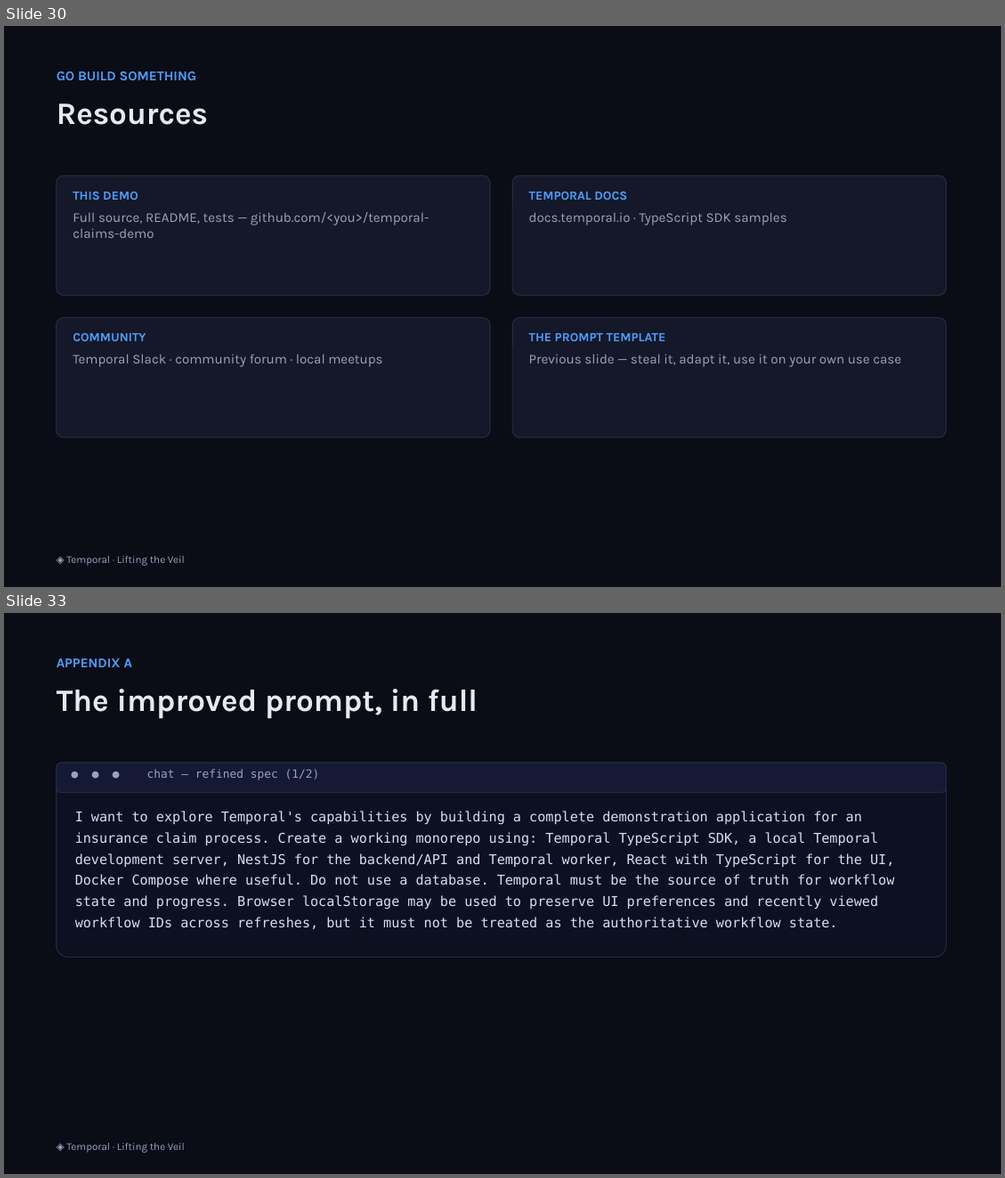
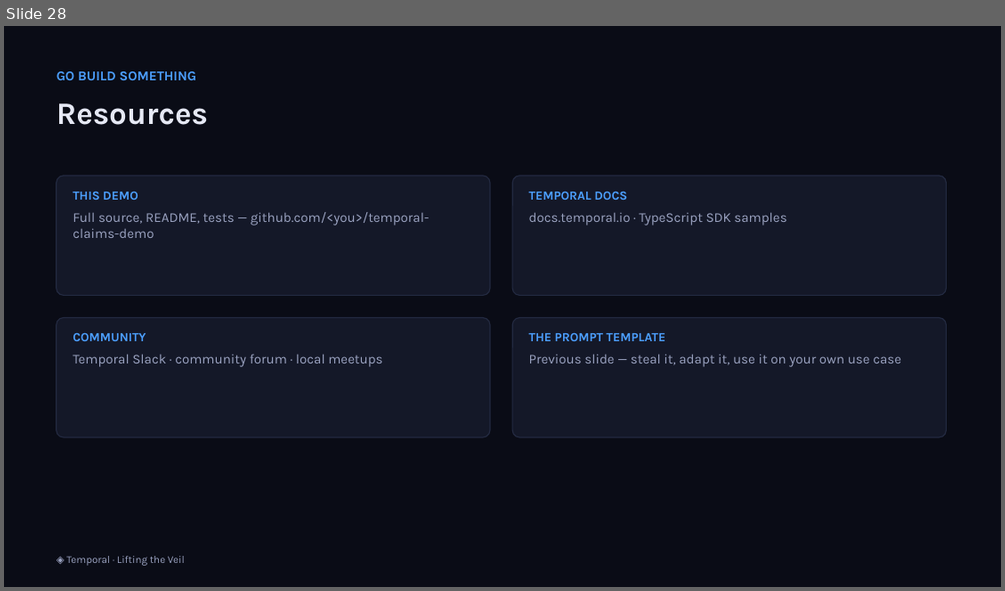
Before and after one commit to simy307/temporal-claims-demo, a slide deck: presentation/Lifting-the-Veil-Temporal-Talk.pptx. Shown one above the other, each under a label of ours: slides 30 and 33 before the commit, slide 28 after it; the slides between them are not shown. The pictures are 1005x1178 and 1005x591 pixels, drawn with LibreOffice and Linux fonts; fonts in the diff are those of the drawing. Boxes give left, top, right and bottom in pixels: in the first picture for what was removed or moved away, otherwise in the second. Text is boxed around its words. In the diff, an @@ line names an element or a change of style, - is before the commit and + after.

```diff
--- a/presentation/Lifting-the-Veil-Temporal-Talk.pptx
+++ b/presentation/Lifting-the-Veil-Temporal-Talk.pptx
@@ slide 33 removed at (4, 613, 1001, 1174), background #FFFFFF @@
@@ rectangle removed at (4, 613, 1001, 1174) @@
@@ text removed at (57, 658, 132, 667) @@
-APPENDIX A
@@ text removed at (57, 689, 477, 719) @@
-The improved prompt, in full
@@ rounded rectangle removed at (57, 763, 947, 957) @@
@@ rounded rectangle removed at (57, 763, 947, 793) @@
@@ text removed at (147, 769, 320, 780) @@
-● ● ● chat — refined spec (1/2)
@@ text removed at (75, 811, 894, 929) @@
-I want to explore Temporal's capabilities by building a complete demonstration application for an insurance claim process. Create a working monorepo using: Temporal TypeScript SDK, a local Temporal development server, NestJS for the backend/API and Temporal worker, React with TypeScript for the UI, Docker Compose where useful. Do not use a database. Temporal must be the source of truth for workflow state and progress. Browser localStorage may be used to preserve UI preferences and recently viewed workflow IDs across refreshes, but it must not be treated as the authoritative workflow state.
@@ text removed at (66, 1143, 185, 1152) @@
-◈ Temporal · Lifting the Veil
@@ what was slide 30 is now slide 28 @@
```
Also in this commit, not shown: 2 slides changed, 5 other slides removed, 3 other files.
